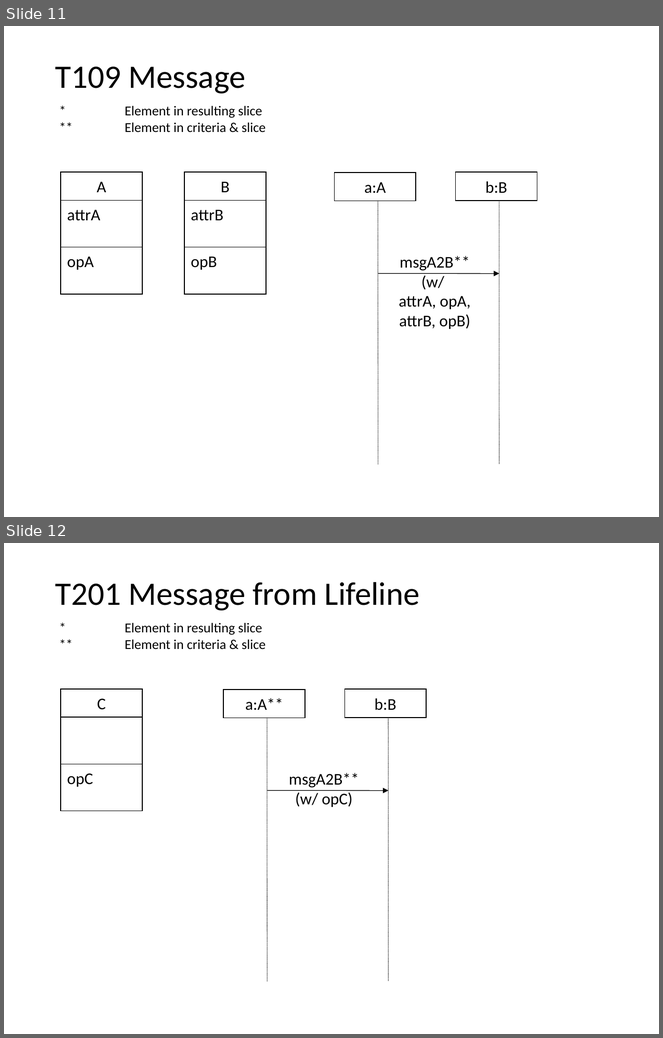
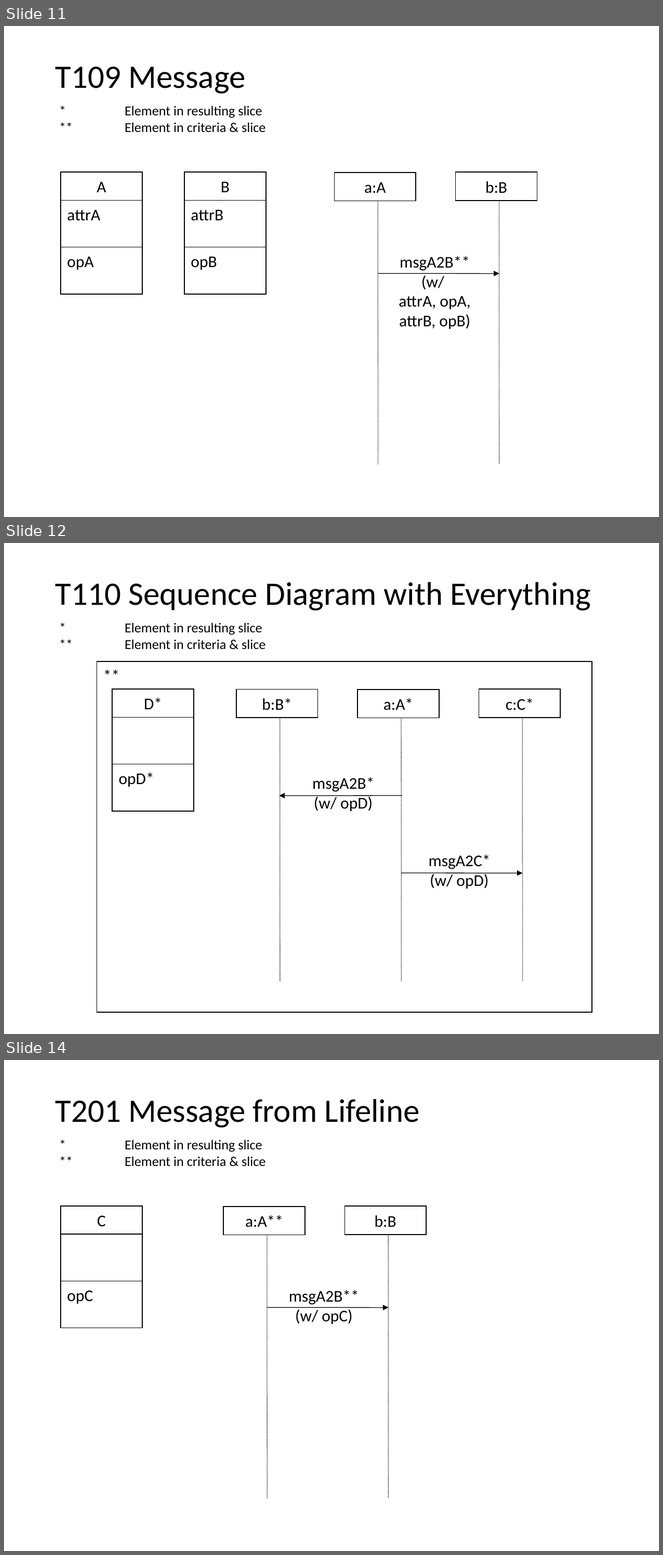
Before and after one commit to nlsfung/MMINT_Examples, a slide deck: SDSliceTestSuite/TestSuite.ppt. Shown one above the other, each under a label of ours: slides 11 and 12 before the commit, slides 11, 12 and 14 after it; the slides between them are not shown. The pictures are 663x1038 and 663x1555 pixels, drawn with LibreOffice and Linux fonts; fonts in the diff are those of the drawing. Boxes give left, top, right and bottom in pixels: in the first picture for what was removed or moved away, otherwise in the second. Text is boxed around its words. In the diff, an @@ line names an element or a change of style, - is before the commit and + after.

Commit message:
Updated test suite for sequence diagram slicer.

```diff
--- a/SDSliceTestSuite/TestSuite.ppt
+++ b/SDSliceTestSuite/TestSuite.ppt
@@ slide 12 added at (4,543,659,1034), background #FFFFFF; not listed: 1 template element that a slide beside it also shows @@
@@ text added at (55,582,591,611), 36 pt, text #000000 @@
+T110 Sequence Diagram with Everything
@@ rectangle added at (97,662,592,1012), fill #FFFFFF, outline #000000 0.94 pt, 18 pt, text #000000 @@
+**
@@ rectangle added at (112,689,193,717), fill #FFFFFF, outline #000000 0.94 pt, 18 pt, text #000000 @@
+D*
@@ rectangle added at (236,689,318,717), fill #FFFFFF, outline #000000 0.94 pt, 18 pt, text #000000 @@
+b:B*
@@ rectangle added at (358,690,439,718), fill #FFFFFF, outline #000000 0.94 pt, 18 pt, text #000000 @@
+a:A*
@@ rectangle added at (479,689,560,717), fill #FFFFFF, outline #000000 0.94 pt, 18 pt, text #000000 @@
+c:C*
@@ rectangle added at (112,717,193,764), fill #FFFFFF, outline #000000 0.94 pt @@
@@ line added from (280, 718) to (280, 981), #000000 0.74 pt dashed @@
@@ line added from (401, 718) to (402, 981), #000000 0.74 pt dashed @@
@@ line added from (522, 717) to (523, 981), #000000 0.74 pt dashed @@
@@ rectangle added at (112,765,193,812), fill #FFFFFF, outline #000000 0.94 pt, 18 pt, text #000000 @@
+opD*
@@ text added at (312,777,374,811), 18 pt, text #000000 @@
+msgA2B*
+(w/ opD)
@@ arrow added from (402, 796) to (279, 796), #000000 0.74 pt @@
@@ text added at (429,854,491,889), 18 pt, text #000000 @@
+msgA2C*
+(w/ opD)
@@ arrow added from (401, 873) to (522, 873), #000000 0.74 pt @@
@@ what was slide 12 is now slide 14 @@
```
Also in this commit, not shown: 3 other slides added, 14 other files.
